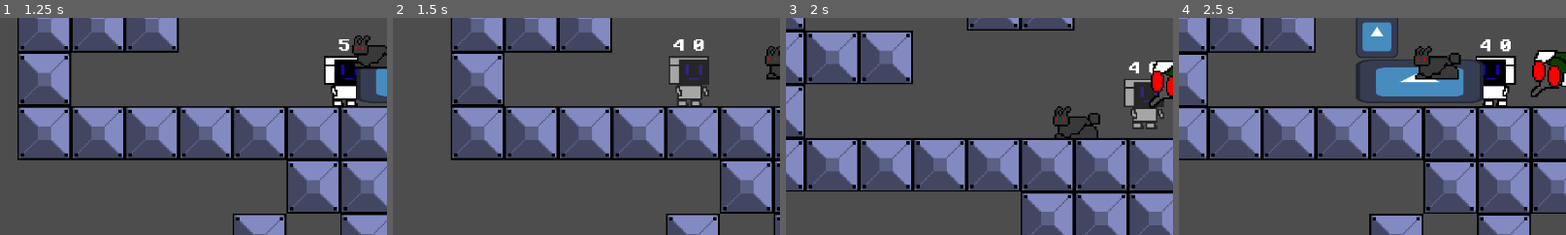
Above: before the commit, frames 1-4 (left to right).
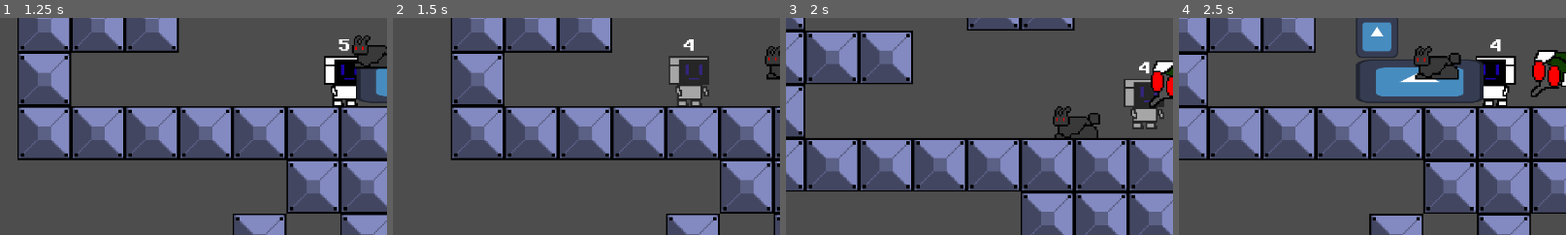
Above: after the commit, the same moments.

Repository: DanielKuhnDeAraujo/Robozin
Game: Godot game, scene res://scenes/jogo.tscn
The game is run twice, just before and just after one commit, with the same random seed, the same clock (stepped at 60 frames per second) and the same inputs. The engine's default icon, where the game draws it, is replaced by a stand-in: a white triangle on a blue panel in a dark square.
Inputs:
- Up to frame 1 (1.25 s): hold D (andar_direita) from 0.53 s (still down); hold Z (aspirar) from 0.53 s (still down); tap Space (pulo) at 0.77 s
- Up to frame 2 (1.5 s): keep holding D (andar_direita); release Z (aspirar) at 1.28 s; tap X (atirar) at 1.35 s
- Up to frame 3 (2 s): keep holding D (andar_direita); tap Space (pulo) at 1.52 s
- Up to frame 4 (2.5 s): release D (andar_direita) at 2.03 s; hold Left (andar_esquerda) from 2.03 s (still down); hold Z (aspirar) from 2.03 s (still down)
The pictures show only the part of the screen within x 7-57%, y 36-86%; the shares and areas given below are measured in that part.

Frame 1 is identical in both runs. In frame 2, 0.3% of the frame differs, in the area x 72-81%, y 9-16%; in frame 3, 0.2%; in frame 4, 0.3%, in the area x 77-86%, y 9-16%.

Commit message:
nada de mais

Diff:
--- a/scripts/player.gd
+++ b/scripts/player.gd
@@ -179,7 +179,7 @@
 func dano(qtd: int,tipo: String) :
 	if not invul:
 		vida -= qtd
-		label.text =str(vida) + " " + str(ammo)
+		label.text =str(vida)
 		if vida <= 0 :
 			label.text =str("Morreu!")
 			Engine.time_scale=0.5
